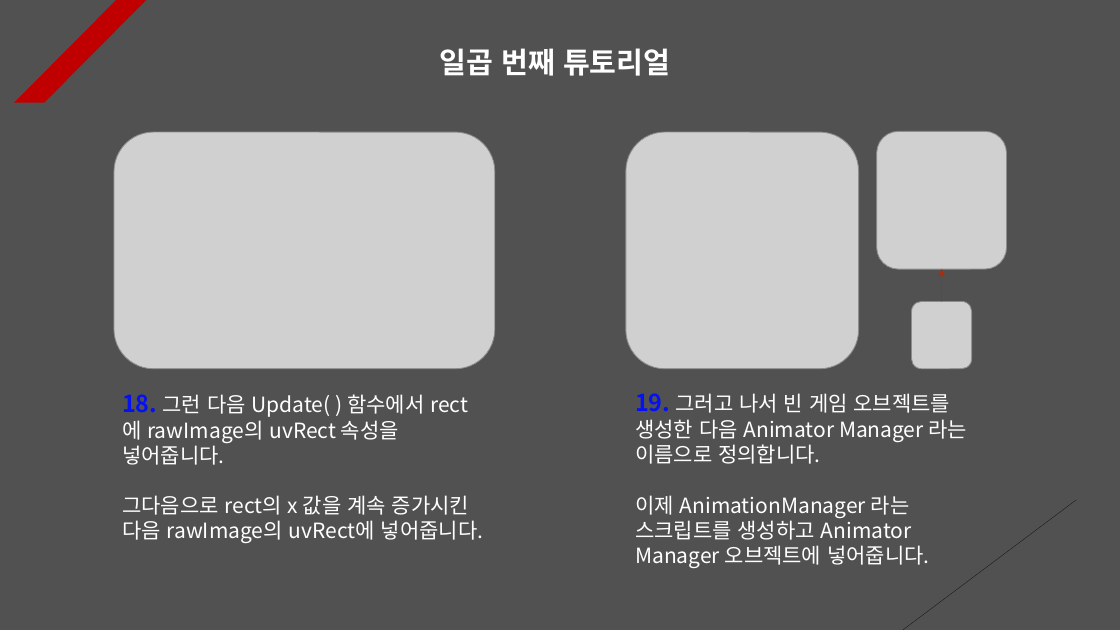
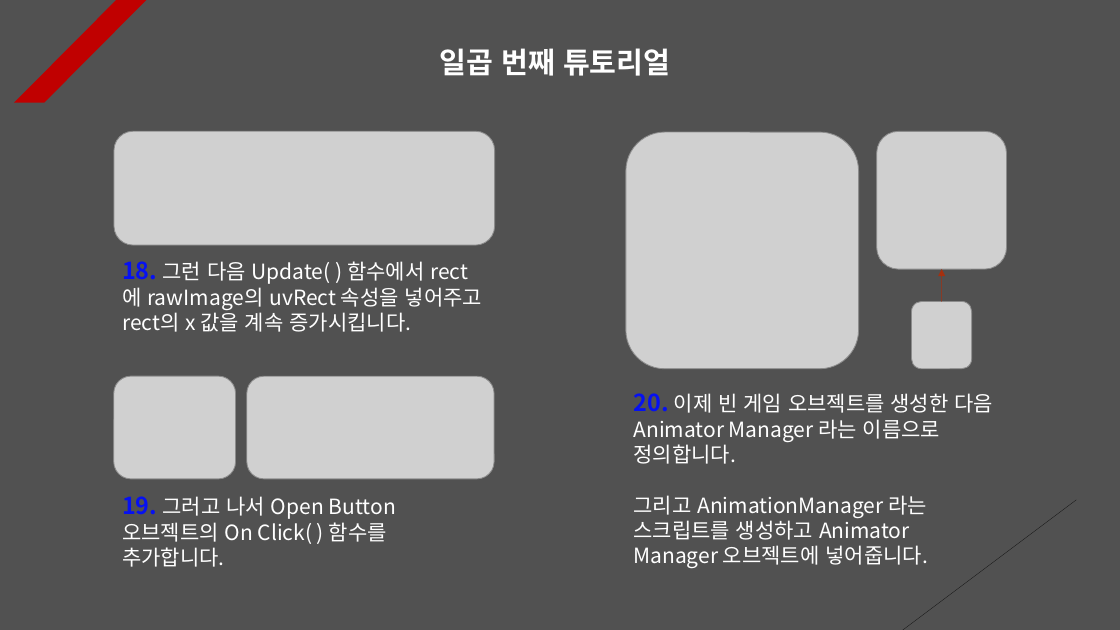
Before and after one commit to Unity2033/3D-UnityEngine, a slide deck: slide 7 of Assets/Animation Clip/PPT Data/Animation Clip Example.pptx. Drawn at 1120x630 pixels with LibreOffice and Linux fonts; fonts in the diff are those of the drawing; grey boxes stand for pictures. Boxes give left, top, right and bottom in pixels: in the first picture for what was removed or moved away, otherwise in the second. Text is boxed around its words. In the diff, an @@ line names an element or a change of style, - is before the commit and + after.

```diff
--- a/Assets/Animation Clip/PPT Data/Animation Clip Example.pptx
+++ b/Assets/Animation Clip/PPT Data/Animation Clip Example.pptx
@@ picture removed at (114, 132, 495, 369) @@
@@ picture added at (114, 131, 495, 245) @@
@@ text at (122, 261, 482, 332): text changed @@
-18. 그런 다음 Update( ) 함수에서 rect에 rawImage의 uvRect 속성을 넣어줍니다.
-그다음으로 rect의 x 값을 계속 증가시킨 다음 rawImage의 uvRect에 넣어줍니다.
+18. 그런 다음 Update( ) 함수에서 rect에 rawImage의 uvRect 속성을 넣어주고 rect의 x 값을 계속 증가시킵니다.
@@ picture added at (113, 376, 235, 479) @@
@@ picture added at (247, 376, 494, 479) @@
@@ text at (633, 393, 993, 568): text changed @@
-19. 그러고 나서 빈 게임 오브젝트를 생성한 다음 Animator Manager 라는 이름으로 정의합니다.
-이제 AnimationManager 라는 스크립트를 생성하고 Animator Manager 오브젝트에 넣어줍니다.
+20. 이제 빈 게임 오브젝트를 생성한 다음 Animator Manager 라는 이름으로 정의합니다.
+그리고 AnimationManager 라는 스크립트를 생성하고 Animator Manager 오브젝트에 넣어줍니다.
@@ text added at (122, 496, 396, 567), 18 pt, text #FFFFFF @@
+19. 그러고 나서 Open Button 오브젝트의 On Click( ) 함수를 추가합니다.
```
Also in this commit, not shown: 3 other slides changed, 9 slides added, 19 other files.
